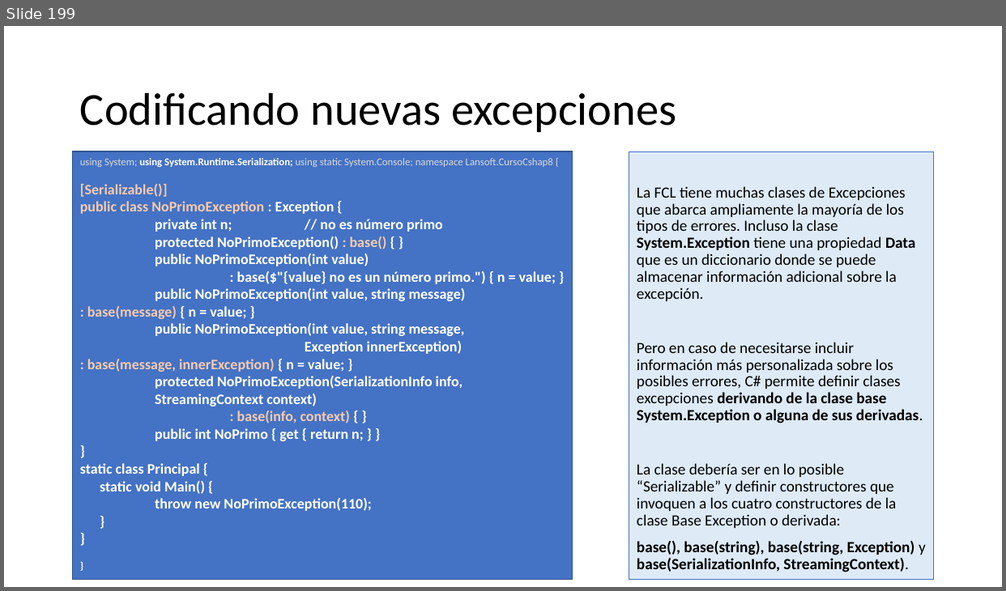
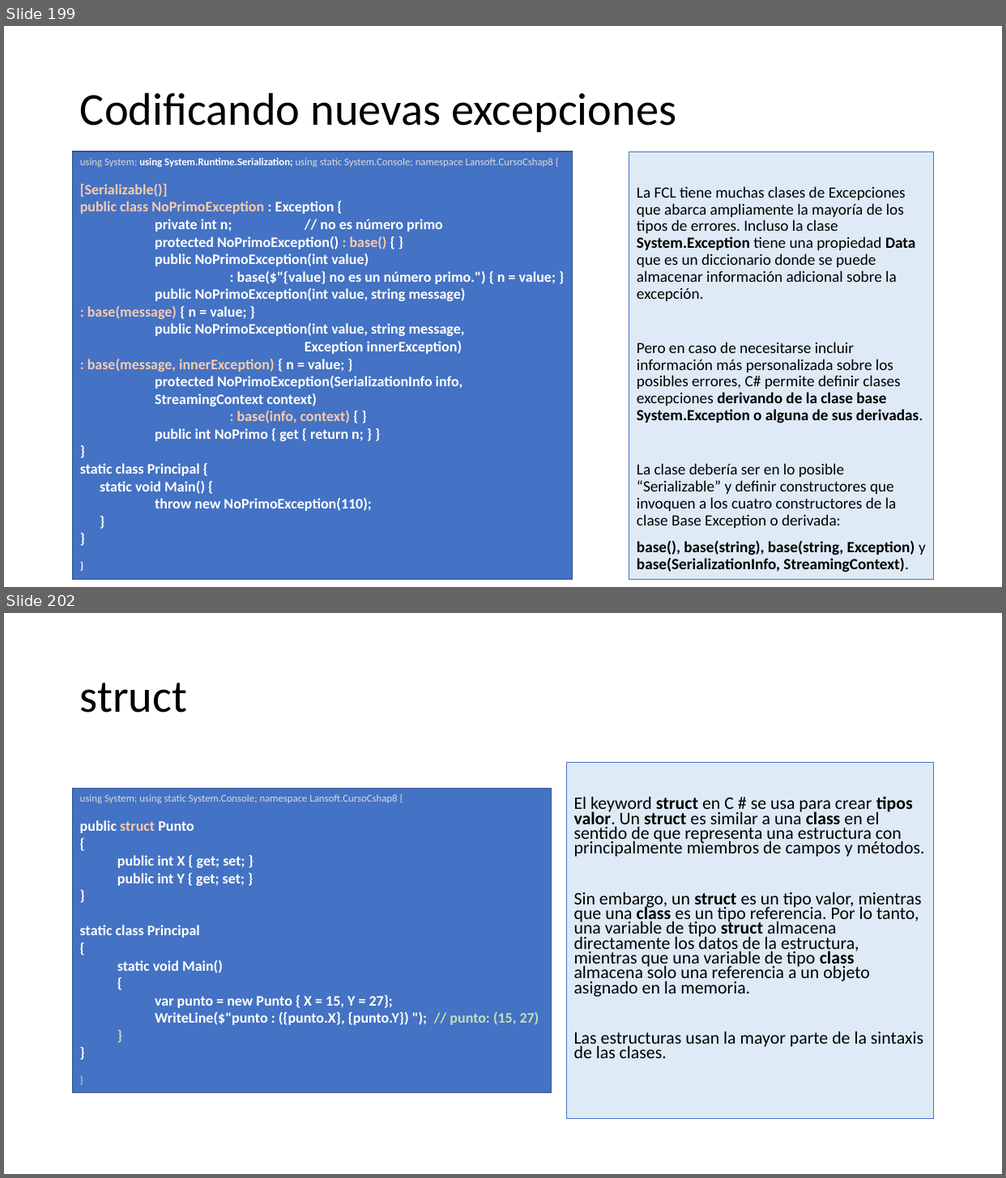
Before and after one commit to AlbertOsinaga/CursoCSharp__8, a slide deck: CSharpQuickReferencia.pptx. Shown one above the other, each under a label of ours: slide 199 before the commit, slides 199 and 202 after it; the slides between them are not shown. The pictures are 1006x591 and 1006x1178 pixels, drawn with LibreOffice and Linux fonts; fonts in the diff are those of the drawing. Boxes give left, top, right and bottom in pixels: in the first picture for what was removed or moved away, otherwise in the second. Text is boxed around its words. In the diff, an @@ line names an element or a change of style, - is before the commit and + after.

```diff
--- a/CSharpQuickReferencia.pptx
+++ b/CSharpQuickReferencia.pptx
@@ slide 202 added at <box>4,613,1002,1174</box>, background #FFFFFF @@
@@ title added at <box>80,683,187,713</box>, 44 pt, text #000000 @@
+struct
@@ text added at <box>566,763,933,1119</box>, fill #DEEBF7, outline #4472C4 0.75 pt, 17 pt, text #000000 @@
+El keyword struct en C # se usa para crear tipos valor. Un struct es similar a una class en el sentido de que representa una estructura con principalmente miembros de campos y métodos.
+Sin embargo, un struct es un tipo valor, mientras que una class es un tipo referencia. Por lo tanto, una variable de tipo struct almacena directamente los datos de la estructura, mientras que una variable de tipo class almacena solo una referencia a un objeto asignado en la memoria.
+Las estructuras usan la mayor parte de la sintaxis de las clases.
@@ rectangle added at <box>73,788,552,1093</box>, fill #4472C4, outline #325491 1 pt, 14 pt, text #FFFFFF, bold @@
+using System; using static System.Console; namespace Lansoft.CursoCshap8 {
+public struct Punto
+{
+  public int X { get; set; }
+  public int Y { get; set; }
+}
+static class Principal
+{
+  static void Main()
+  {
+    var punto = new Punto { X = 15, Y = 27};
+    WriteLine($"punto : ({punto.X}, {punto.Y}) "); // punto: (15, 27)
+  }
+}
+}
```
Also in this commit, not shown: 1 slide changed, 9 other slides added, 1 other file.
